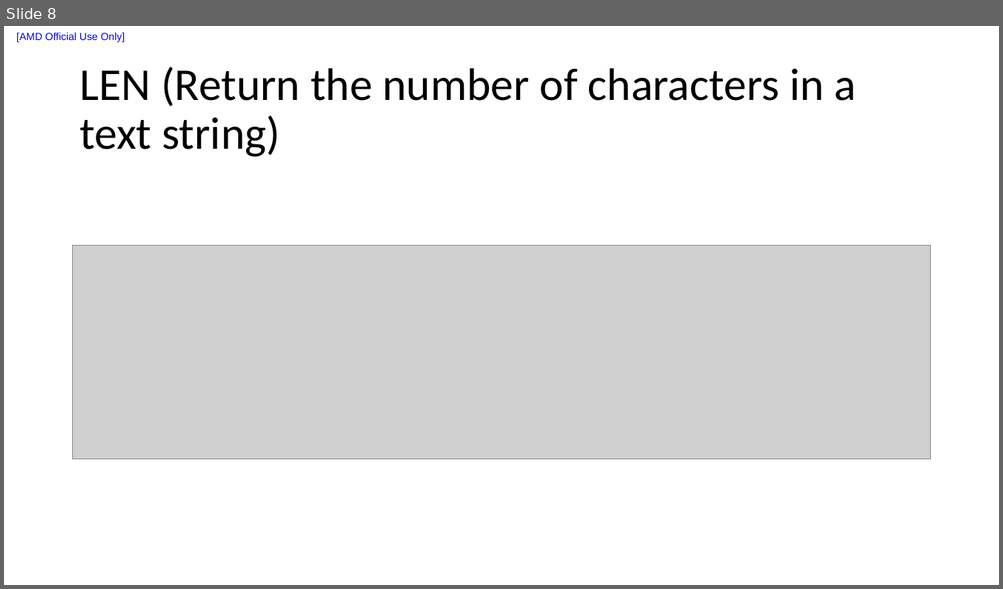
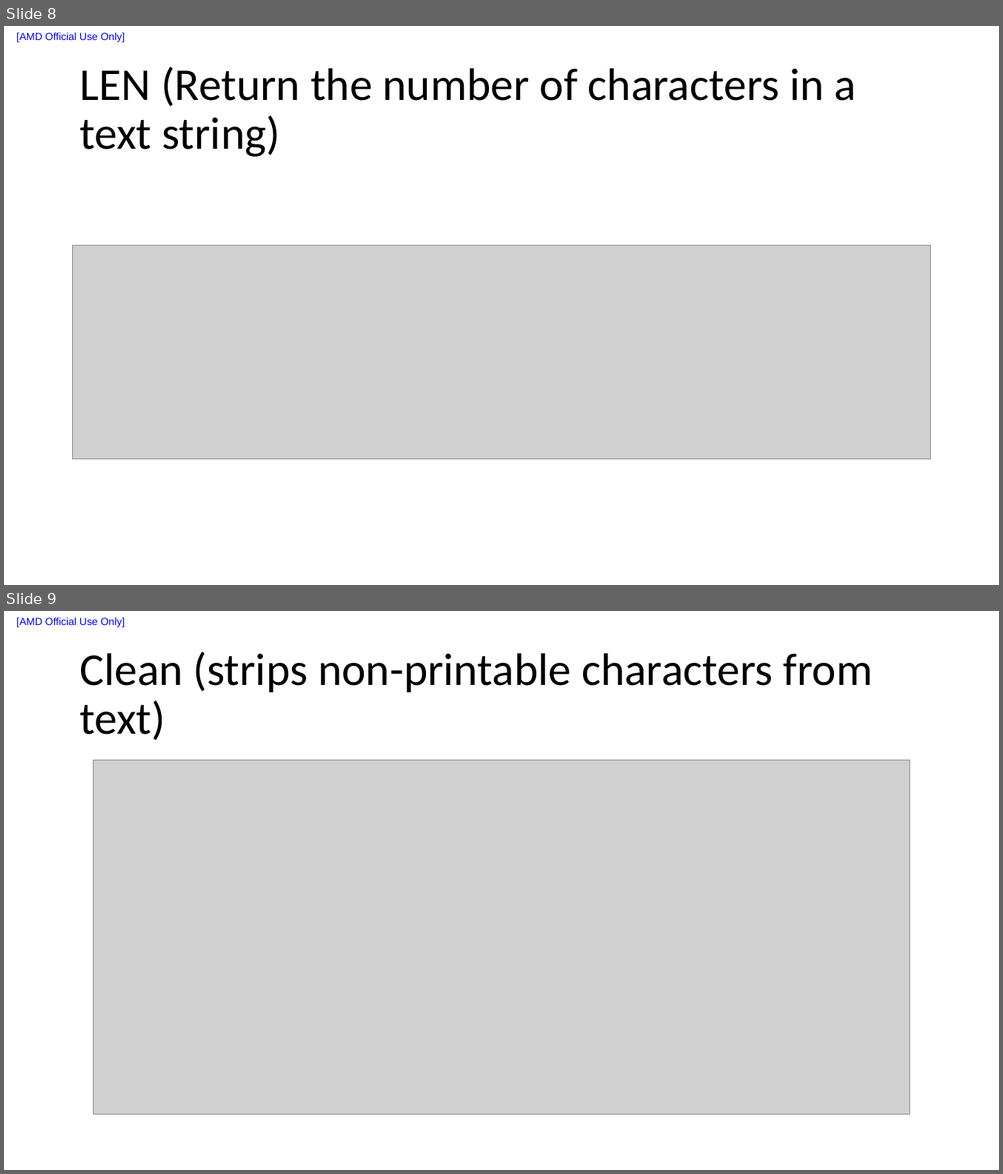
Before and after one commit to liuxu-github-ui/Excel, a slide deck: ExcelFundamentalsfordataanalysis.pptx. Shown one above the other, each under a label of ours: slide 8 before the commit, slides 8 and 9 after it. The pictures are 1003x589 and 1003x1174 pixels, drawn with LibreOffice and Linux fonts; fonts in the diff are those of the drawing; grey boxes stand for pictures. Boxes give left, top, right and bottom in pixels: in the first picture for what was removed or moved away, otherwise in the second. Text is boxed around its words. In the diff, an @@ line names an element or a change of style, - is before the commit and + after.

```diff
--- a/ExcelFundamentalsfordataanalysis.pptx
+++ b/ExcelFundamentalsfordataanalysis.pptx
@@ slide 9 added at [4,611,999,1170], background #FFFFFF; not listed: 1 template element that a slide beside it also shows @@
@@ title added at [79,652,873,741], 44 pt, text #000000 @@
+Clean (strips non-printable characters from text)
@@ picture added at [93,760,910,1116] @@
```
Also in this commit, not shown: 1 slide changed, 11 other slides added, 10 other files.
